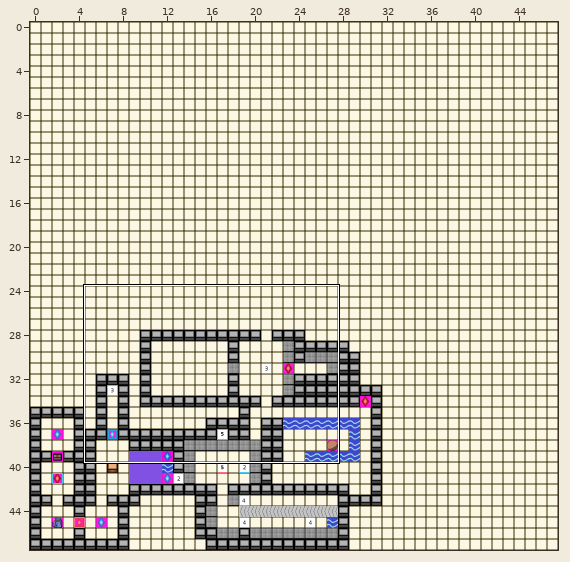
A Tiled map gets an edit: Output/Raw Levels/redCrystal.tmx. Above: a wide view before the commit, with the close-up outlined.
Close-up. Before:
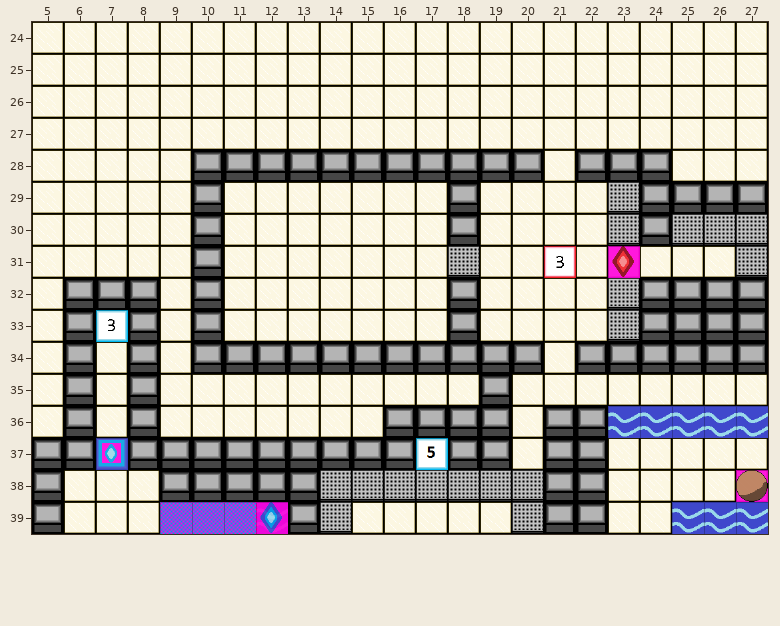
Cells are 48x48 px. Shown: x 5..27, y 24..39.
After:
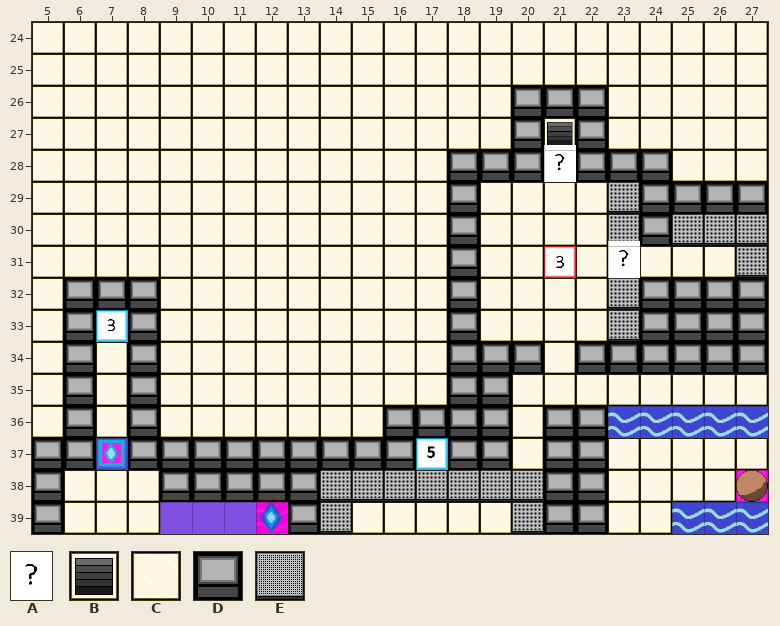
Key: from "Connections": A 10 "iamerror"; from "Terrain": B 0 "exit", C 2 "tile", D 3 "wallbase", E 18 "raisedTile".
_ is an empty cell.
Tiles replaced or removed in this view: C, D, E.
Change:
Changed rows in their new state; . is an unchanged cell.
Layer "Map":
first column x 10:
26 ..........DDD
27 ..........DBD
28 CCCCCCCC.....
29 C............
30 C............
31 C.......D....
32 C............
33 C............
34 CCCCCCCC.....
35 ........D....
Layer "Connections":
first column x 21:
28 A..
31 ..A
